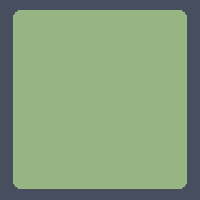
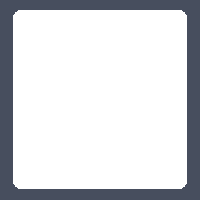
Before/after of a w=200, h=200 layered artwork. What changed in the layer stack:
moved "图层 10" into group "提示" over [13, 10, 187, 189]
